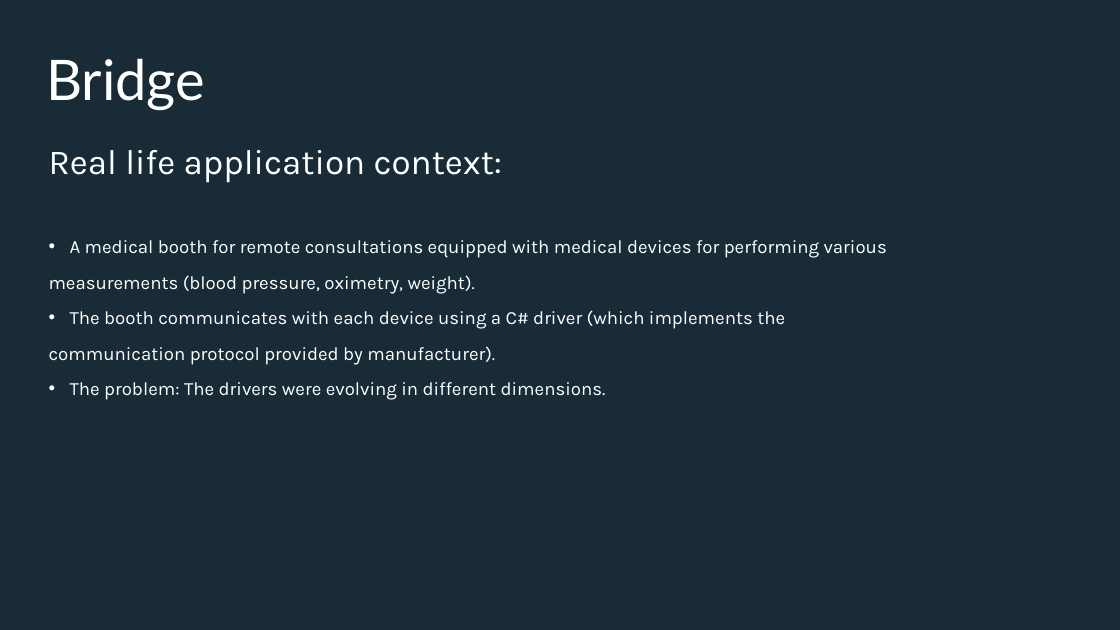
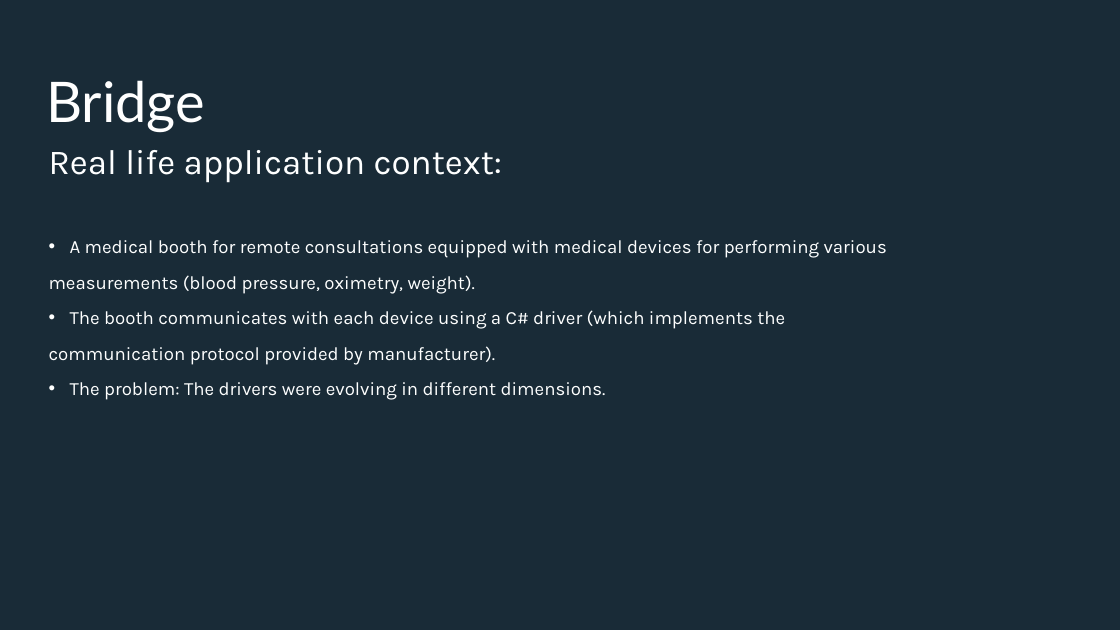
Before and after one commit to Iamsdl/Endava-DesignPatterns, a slide deck: slide 10 of PPT/Back to the basics, explaining design patterns with real life examples - Bridge & Prototype.pptx (slide 8 before the commit). Drawn at 1120x630 pixels with LibreOffice and Linux fonts; fonts in the diff are those of the drawing; background and template pictures are left out. Boxes give left, top, right and bottom in pixels: in the first picture for what was removed or moved away, otherwise in the second. Text is boxed around its words. In the diff, an @@ line names an element or a change of style, - is before the commit and + after.

```diff
--- a/PPT/Back to the basics, explaining design patterns with real life examples - Bridge & Prototype.pptx
+++ b/PPT/Back to the basics, explaining design patterns with real life examples - Bridge & Prototype.pptx
@@ title "Bridge": place and size @@
-title "Bridge" at (46,58,205,110)
+title "Bridge" at (46,80,205,132)
```
Also in this commit, not shown: 15 other slides changed, 5 slides added, 26 other files.
